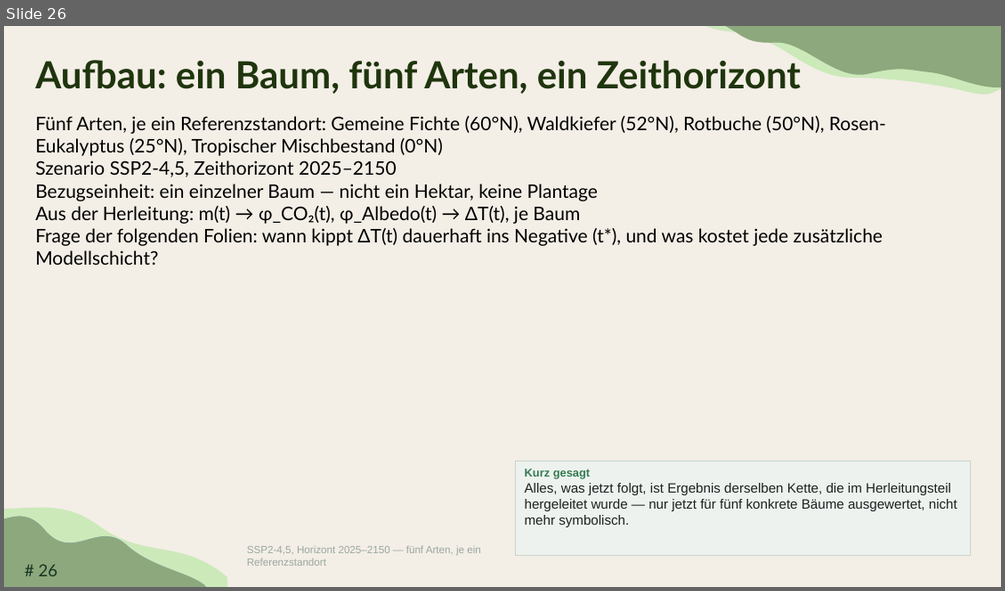
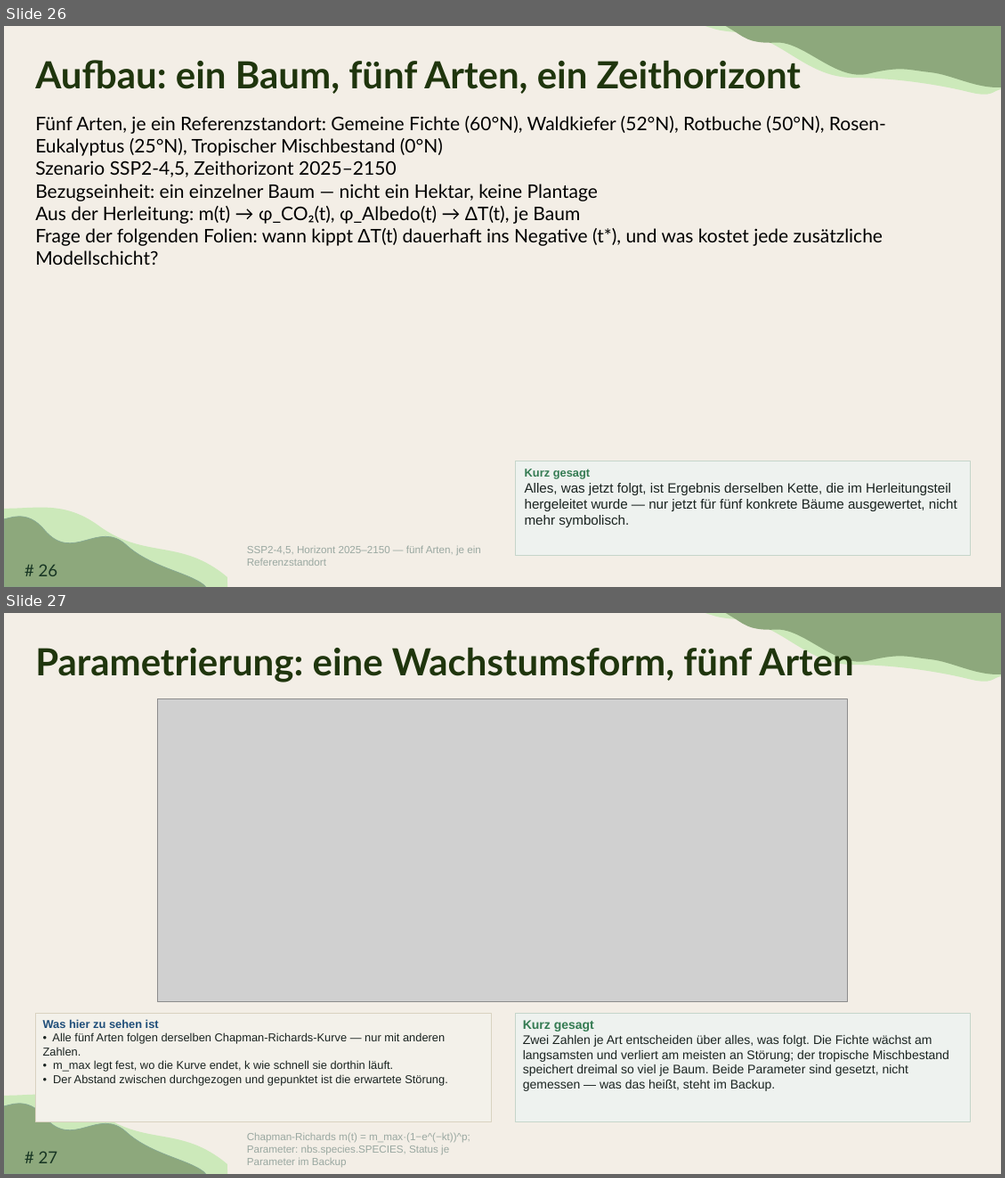
Before and after one commit to TimoDiepers/woodway, a slide deck: docs/slides/dissvortrag.pptx. Shown one above the other, each under a label of ours: slide 26 before the commit, slides 26 and 27 after it. The pictures are 1005x591 and 1005x1178 pixels, drawn with LibreOffice and Linux fonts; fonts in the diff are those of the drawing; grey boxes stand for pictures. Boxes give left, top, right and bottom in pixels: in the first picture for what was removed or moved away, otherwise in the second. Text is boxed around its words. In the diff, an @@ line names an element or a change of style, - is before the commit and + after.

```diff
--- a/docs/slides/dissvortrag.pptx
+++ b/docs/slides/dissvortrag.pptx
@@ slide 27 added at [4, 613, 1001, 1174], background #F3EEE6; not listed: 5 template elements that a slide beside it also shows @@
@@ title added at [35, 643, 853, 682], 36 pt, text #1F350D, bold @@
+Parametrierung: eine Wachstumsform, fünf Arten
@@ picture added at [158, 699, 848, 1002] @@
@@ rectangle added at [35, 1013, 492, 1121], fill #F3F1EA, outline #D9D2C0 1 pt, 11 pt, text #1A2320 @@
+Was hier zu sehen ist
+• Alle fünf Arten folgen derselben Chapman-Richards-Kurve — nur mit anderen Zahlen.
+• m_max legt fest, wo die Kurve endet, k wie schnell sie dorthin läuft.
+• Der Abstand zwischen durchgezogen und gepunktet ist die erwartete Störung.
@@ rectangle added at [516, 1013, 971, 1121], fill #EEF2EF, outline #C5D5CA 1 pt, 12 pt, text #1A2320 @@
+Kurz gesagt
+Zwei Zahlen je Art entscheiden über alles, was folgt. Die Fichte wächst am langsamsten und verliert am meisten an Störung; der tropische Mischbestand speichert dreimal so viel je Baum. Beide Parameter sind gesetzt, nicht gemessen — was das heißt, steht im Backup.
@@ text added at [247, 1133, 470, 1167], 10 pt, text #9AA8A1 @@
+Chapman-Richards m(t) = m_max·(1−e^(−kt))^p; Parameter: nbs.species.SPECIES, Status je Parameter im Backup
```
Also in this commit, not shown: 5 slides changed, 3 other slides added.
